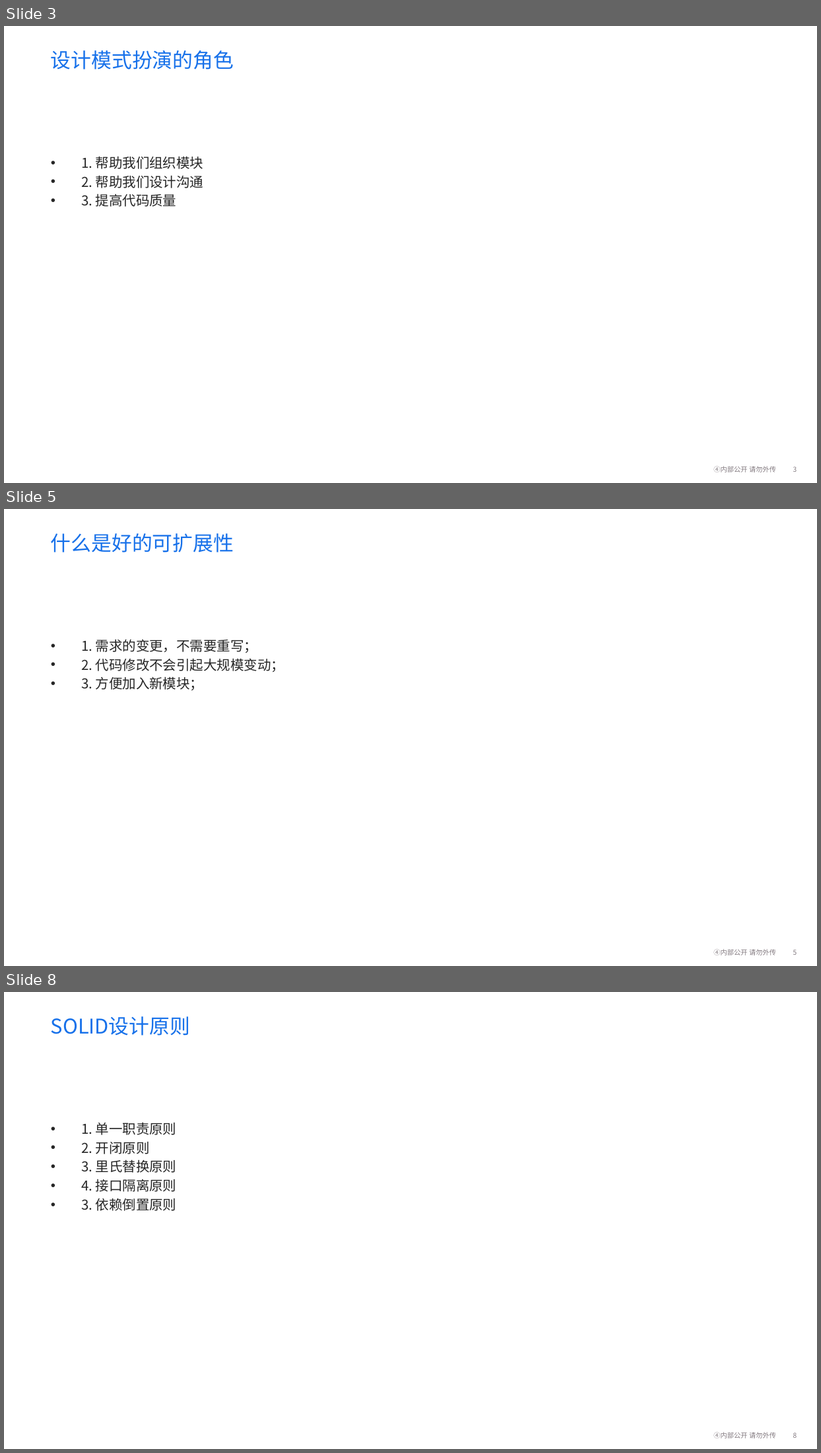
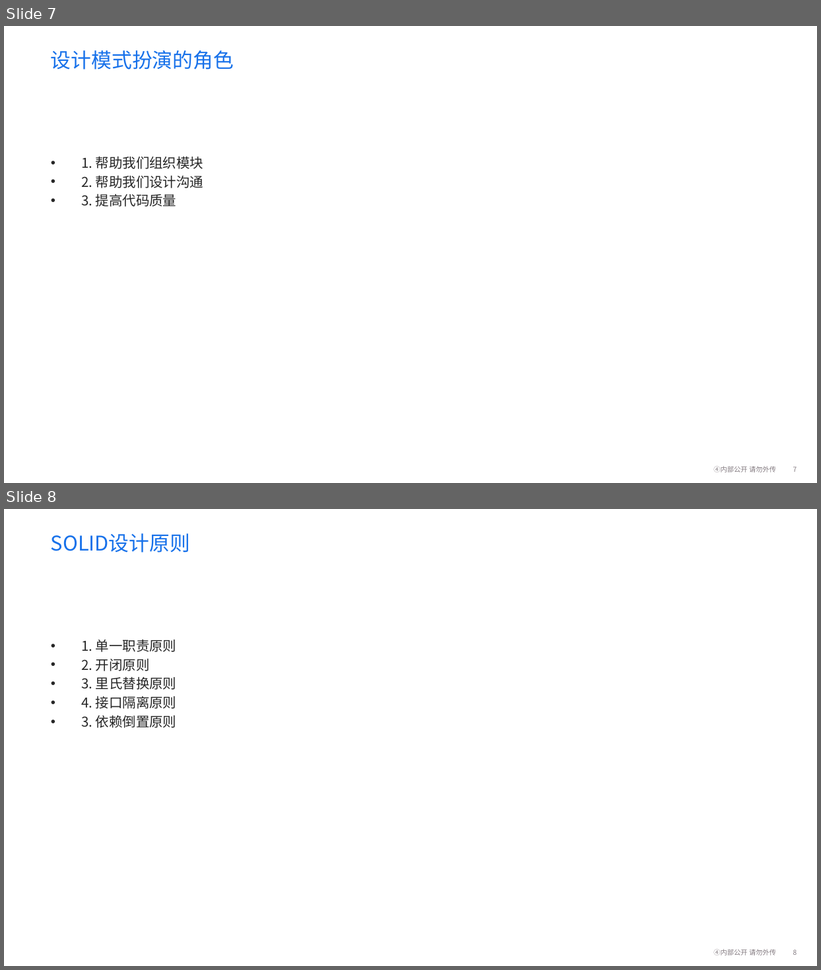
Before and after one commit to fionaVg1/wangyiyunketang, a slide deck: 分享/设计模式/前端之设计模式.pptx. Shown one above the other, each under a label of ours: slides 3, 5 and 8 before the commit, slides 7 and 8 after it; the slides between them are not shown. The pictures are 821x1453 and 821x970 pixels, drawn with LibreOffice and Linux fonts; fonts in the diff are those of the drawing; background and template pictures are left out. Boxes give left, top, right and bottom in pixels: in the first picture for what was removed or moved away, otherwise in the second. Text is boxed around its words. In the diff, an @@ line names an element or a change of style, - is before the commit and + after.

```diff
--- a/分享/设计模式/前端之设计模式.pptx
+++ b/分享/设计模式/前端之设计模式.pptx
@@ slide 5 removed at bbox=[4, 509, 817, 966], background #FFFFFF; not listed: 2 template elements that a slide beside it also shows @@
@@ title removed at bbox=[51, 533, 234, 553] @@
-什么是好的可扩展性
@@ text removed at bbox=[81, 639, 284, 691] @@
-• 1. 需求的变更，不需要重写；
-• 2. 代码修改不会引起大规模变动；
-• 3. 方便加入新模块；
@@ what was slide 3 is now slide 7 @@
@@ page number at bbox=[793, 467, 797, 472]: text changed @@
-3
+7
```
Also in this commit, not shown: 6 slides changed, 6 slides added, 1 other slide removed, 11 other files.
